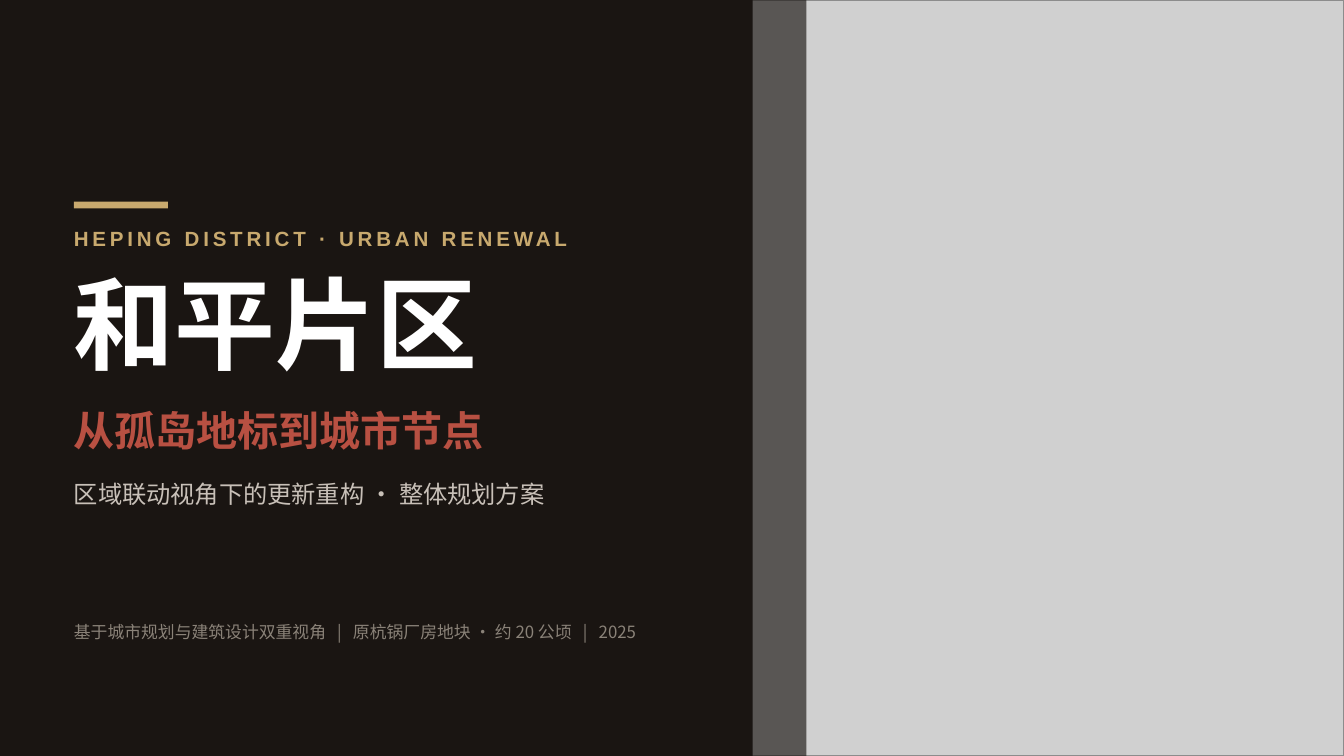
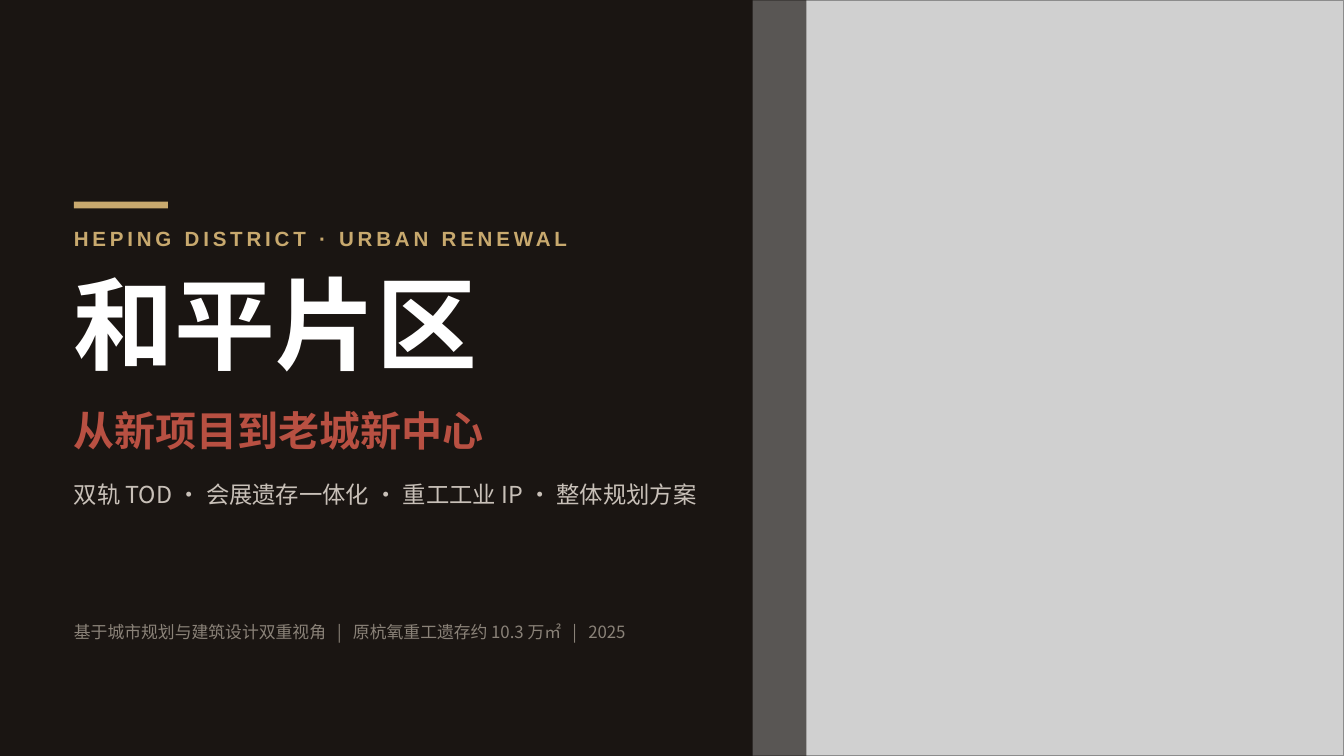
Before and after one commit to everglowwwww/LeoLee-Artical-and-Speech, a slide deck: slide 1 of 和平片区整体规划方案.pptx. Drawn at 1344x756 pixels with LibreOffice and Linux fonts; fonts in the diff are those of the drawing; grey boxes stand for pictures. Boxes give left, top, right and bottom in pixels: in the first picture for what was removed or moved away, otherwise in the second. Text is boxed around its words. In the diff, an @@ line names an element or a change of style, - is before the commit and + after.

```diff
--- a/和平片区整体规划方案.pptx
+++ b/和平片区整体规划方案.pptx
@@ text at (74, 411, 484, 450): text changed @@
-从孤岛地标到城市节点
+从新项目到老城新中心
@@ text at (74, 483, 697, 505): text changed; size 13 to 12.5 pt @@
-区域联动视角下的更新重构 · 整体规划方案
+双轨 TOD · 会展遗存一体化 · 重工工业 IP · 整体规划方案
@@ text at (74, 623, 625, 639): text changed @@
-基于城市规划与建筑设计双重视角 | 原杭锅厂房地块 · 约 20 公顷 | 2025
+基于城市规划与建筑设计双重视角 | 原杭氧重工遗存约 10.3 万㎡ | 2025
```
Also in this commit, not shown: 10 other slides changed, 18 slides added, 20 slides removed.
